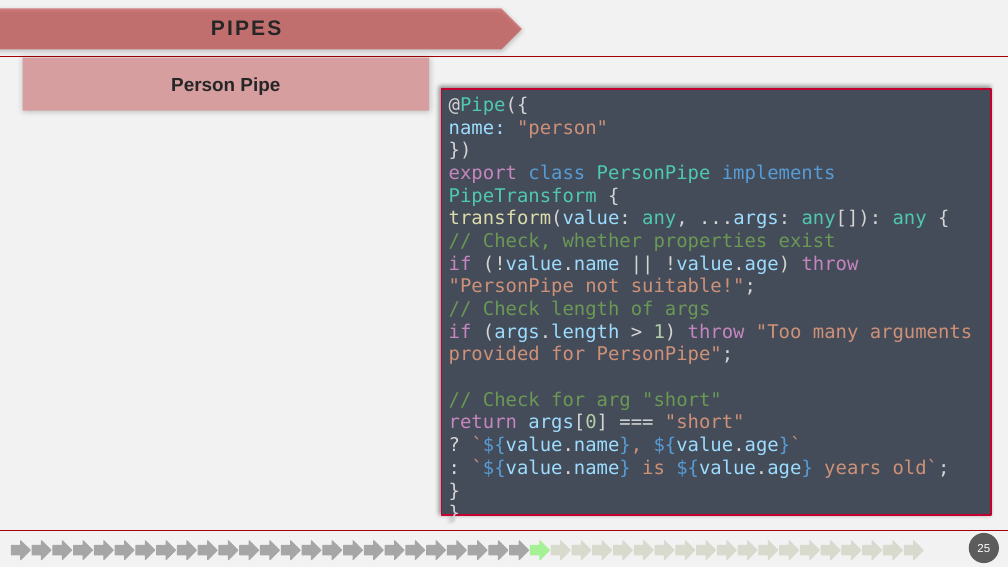
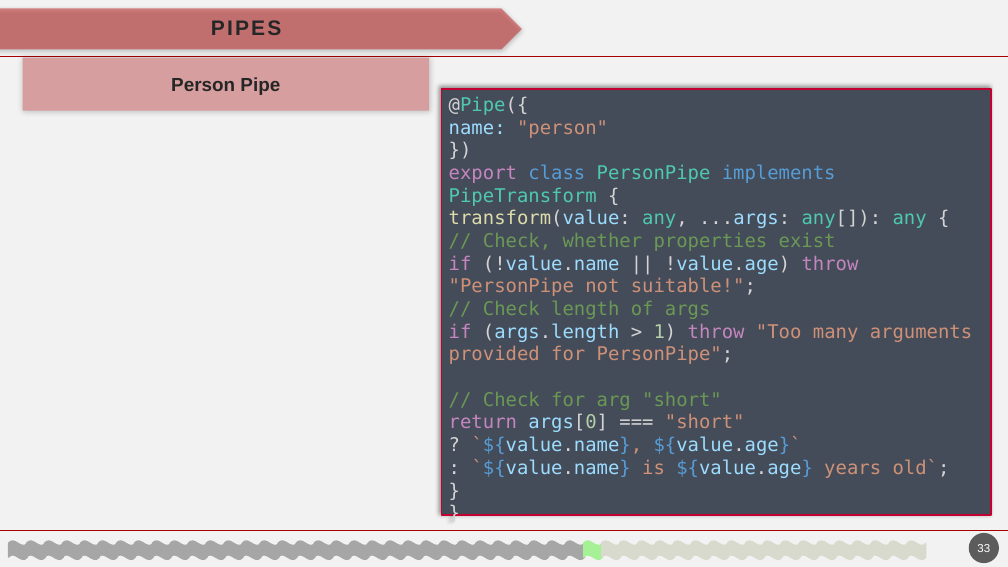
Before and after one commit to havrazO/Angular-Vortrag, a slide deck: slide 33 of vortrag/präsentation/entwurf/V1.2/angular.pptm (slide 25 before the commit). Drawn at 1008x567 pixels with LibreOffice and Linux fonts; fonts in the diff are those of the drawing; background and template pictures are left out. Boxes give left, top, right and bottom in pixels: in the first picture for what was removed or moved away, otherwise in the second. Text is boxed around its words. In the diff, an @@ line names an element or a change of style, - is before the commit and + after.

```diff
--- a/vortrag/präsentation/entwurf/V1.2/angular.pptm
+++ b/vortrag/präsentation/entwurf/V1.2/angular.pptm
@@ 5 waves: place and size @@
-5 waves at <box>53,541,737,560</box>
+5 waves at <box>45,541,728,560</box>
@@ 9 waves: place and size @@
-9 waves at <box>73,541,903,560</box>
+9 waves at <box>80,541,908,560</box>
@@ right arrow removed at <box>531,541,550,560</box> @@
@@ right arrow removed at <box>551,541,570,560</box> @@
@@ right arrow removed at <box>572,541,591,560</box> @@
@@ right arrow to wave in 41 elements at <box>656,541,675,560</box>, <box>260,541,279,560</box>, <box>386,541,405,560</box>, <box>116,541,135,560</box>, <box>781,541,800,560</box>, <box>799,541,818,560</box>, <box>135,541,154,560</box>, <box>242,541,261,560</box>, <box>404,541,423,560</box>, <box>512,541,531,560</box>, <box>674,541,693,560</box>, <box>278,541,297,560</box>, <box>637,541,656,560</box>, <box>907,541,926,560</box>, <box>8,541,27,560</box>, <box>817,541,836,560</box>, <box>98,541,117,560</box>, <box>368,541,387,560</box>, <box>152,541,171,560</box>, <box>422,541,441,560</box>, <box>494,541,513,560</box>, <box>692,541,711,560</box>, <box>764,541,783,560</box>, <box>26,541,45,560</box>, <box>225,541,243,560</box>, <box>619,541,638,560</box>, <box>889,541,908,560</box>, <box>296,541,315,560</box>, <box>80,541,99,560</box>, <box>350,541,369,560</box>, <box>836,541,854,560</box>, <box>170,541,189,560</box>, <box>440,541,459,560</box>, <box>476,541,495,560</box>, <box>746,541,765,560</box>, <box>709,541,728,560</box>, <box>871,541,890,560</box>, <box>45,541,64,560</box>, <box>206,541,225,560</box>, <box>314,541,333,560</box>, <box>602,541,621,560</box> @@
@@ 5 waves: place and size @@
-5 waves at <box>198,541,882,560</box>
+5 waves at <box>206,541,890,560</box>
@@ 7 waves: place and size @@
-7 waves at <box>32,541,861,560</box>
+7 waves at <box>26,541,854,560</box>
@@ group added at <box>63,541,873,560</box>: 10 waves @@
@@ page number at <box>977,544,990,552</box>: text changed @@
-25
+33
```
Also in this commit, not shown: 42 other slides changed, 8 slides added, 10 other files.
